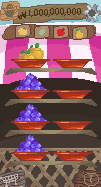
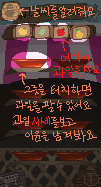
Layered file, before and after one edit (101px x 187px). Changes by layer:
added group "tutorial" with 6 layers above "uibtn" over [0, 0, 101, 187]
added group "2" (1st of 3, in "tutorial") with 2 layers in group "tutorial" over [0, 0, 101, 187]
added layer "2letter" in group "2" over [13, 5, 100, 142]
added layer "2bg" (60%) in group "2" over [0, 0, 101, 187]
hid group "fruit" (21 layers) over [14, 42, 89, 67]
hid group "fruit 복사" (21 layers) over [14, 73, 89, 98]
hid group "fruit 복사 2" (21 layers) over [14, 104, 89, 129]
hid group "fruit 복사 3" (21 layers) over [14, 135, 89, 160]
removed layer "bg" (5th of 5) over [0, 0, 101, 187]
